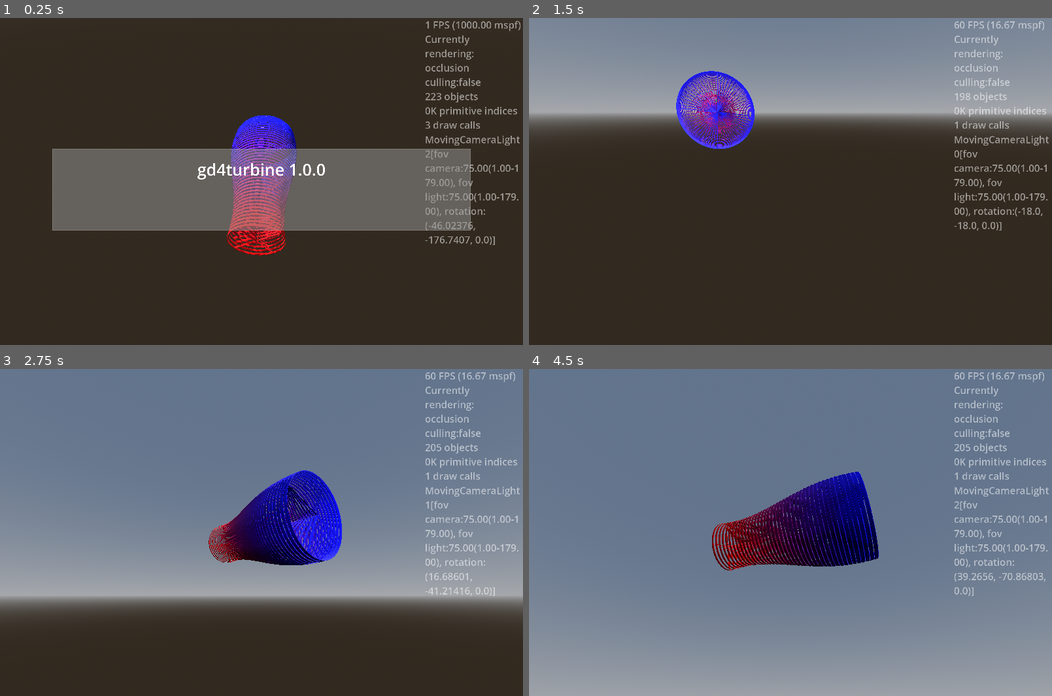
Above: before the commit, frames 1-4 (two rows, left to right).
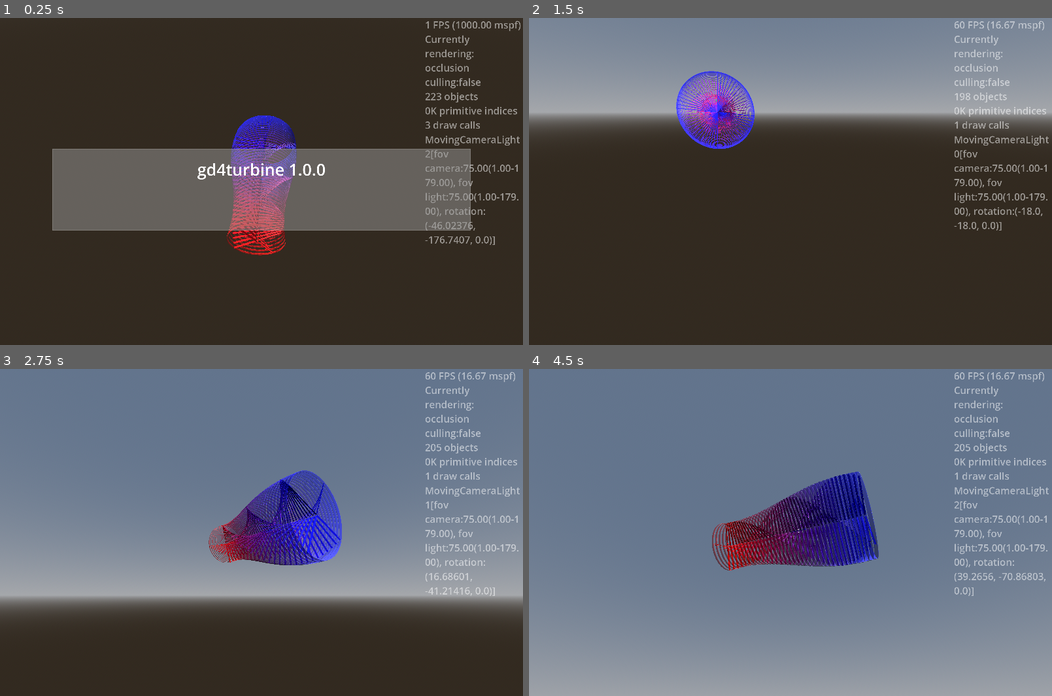
Above: after the commit, the same moments.

Repository: kasworld/gd4turbine
Game: Godot game, scene res://main.tscn
Two runs of this game, one before a commit and one after it. Both use one fixed random seed, a clock stepped at 60 frames per second and the inputs below.
Inputs (mouse positions are in pixels of both pictures, inside the frame that each line leads up to):
- Up to frame 1 (0.25 s): no input
- Up to frame 2 (1.5 s): tap Enter at 0.5 s; move the mouse to (905, 165) at 0.52 s; hold Right 0.53-1.28 s; tap Q at 0.6 s; click (905, 165) at 0.67 s; move the mouse to (685, 197) at 1.27 s; hold Down from 1.28 s (still down); tap E at 1.35 s
- Up to frame 3 (2.75 s): move the mouse to (313, 460) at 2.02 s; release Down at 2.03 s; hold Right from 2.03 s (still down); tap Enter at 2.1 s
- Up to frame 4 (4.5 s): move the mouse to (764, 597) at 2.77 s; release Right at 2.78 s; hold Up 2.78-3.53 s; tap Q at 2.85 s; click (764, 597) at 2.92 s; move the mouse to (947, 581) at 3.52 s; hold Left from 3.53 s (still down); tap E at 3.6 s; move the mouse to (633, 483) at 4.27 s; tap Enter at 4.35 s

The runs differ from the first frame. In frame 1, 2.2% of the frame differs, in the area x 43-57%, y 29-73%; in frame 2, 1.2%; in frame 3, 3.9%; in frame 4, 4.6%, in the area x 35-67%, y 31-62%.

Commit message:
update MultiMeshShape

Diff:
--- a/main.gd
+++ b/main.gd
@@ -52,12 +52,11 @@
 	main_animation.animation_ended.connect(main_animation_ended)
 	start_all_animation()
 
-
 var turbine_list :Array
 func turbine_demo() -> void:
 	var r:= 20.0
 	for i in range(-20,21):
-		var co := Color.RED.lerp(Color.BLUE, float(i+20)/40.0)
+		var co := Color( Color.RED.lerp(Color.BLUE, float(i+20)/40.0) , 0.5)
 		var rr := r*(sin(float(i)/30.0*PI)/4 +1.0)
 		var tb :Turbine = preload("res://turbine/turbine.tscn").instantiate().init(rr,1,4,co)
 		turbine_list.append(tb)
--- a/multi_mesh_shape/multi_mesh_shape.gd
+++ b/multi_mesh_shape/multi_mesh_shape.gd
@@ -1,5 +1,7 @@
 extends MultiMeshInstance3D
 class_name MultiMeshShape
+
+# example usage
 
 func init_집중선(r :float, start:float, end:float, depth :float, count :int, co :Color) -> MultiMeshShape:
 	var 구분선 := BoxMesh.new()
@@ -35,6 +37,18 @@
 			multimesh.set_instance_transform(i,t)
 	return self
 
+func init_bar_gauge_y(count :int, sz :Vector3, co1 :Color, co2 :Color, alpha :float = 1.0 , gaprate :float = 0.1) -> MultiMeshShape:
+	var mesh := BoxMesh.new()
+	mesh.size = Vector3(sz.x, sz.y / count * (1-gaprate) , sz.z)
+	init_with_color(mesh, Color(Color.WHITE, alpha), count)
+	for i in count:
+		var rate := (i as float) / (count as float)
+		var pos3d := Vector3(0,rate*sz.y,0) # grow upward
+		set_inst_pos(i, pos3d)
+		set_inst_color(i, lerp(co1, co2, rate) )
+	return self
+
+# end example
 
 
 func _init_multimesh(mesh :Mesh, mat :Material) -> void:
@@ -88,11 +102,36 @@
 func get_total_count() -> int:
 	return multimesh.instance_count
 
-func set_visible_count(i :int) -> void:
-	multimesh.visible_instance_count = i
+func normalize_visible_count() -> int:
+	if multimesh.visible_instance_count <= 0:
+		multimesh.visible_instance_count = 0
+		return -1
+	elif multimesh.visible_instance_count >= multimesh.instance_count:
+		multimesh.visible_instance_count = multimesh.instance_count
+		return 1
+	return 0
 
 func get_visible_count() -> int:
 	return multimesh.visible_instance_count
+
+func set_visible_count( i :int) -> int:
+	multimesh.visible_instance_count = i
+	return normalize_visible_count()
+
+func inc_visible_count( n :int = 1 ) -> int:
+	multimesh.visible_instance_count += n
+	return normalize_visible_count()
+
+func dec_visible_count( n :int = 1 ) -> int:
+	multimesh.visible_instance_count -= n
+	return normalize_visible_count()
+
+func set_visible_rate( v :float) -> int:
+	multimesh.visible_instance_count = int(v * multimesh.instance_count)
+	return normalize_visible_count()
+
+func calc_visible_rate() -> float:
+	return float(multimesh.visible_instance_count) / float(multimesh.instance_count)
 
 func set_inst_rotation(i :int, axis :Vector3, rot :float) -> void:
 	var t := multimesh.get_instance_transform(i)
--- a/turbine/turbine.gd
+++ b/turbine/turbine.gd
@@ -2,9 +2,8 @@
 class_name Turbine
 
 func init(r :float, w :float, arm :int, co :Color) -> Turbine:
-	var spoke := 집중선만들기(r, 0.01, 0.99, w, arm, co)
+	날개만들기(r, 0.01, 0.99, w, arm, co)
 	#spoke.rotate_y(PI/2)
-	add_child( spoke )
 
 	$Reel.mesh.material.albedo_color = co
 	$Reel.mesh.inner_radius = r*0.99
@@ -17,18 +16,16 @@
 	$Reel.rotate_x(PI/2)
 	return self
 
-func 집중선만들기(r :float, start:float, end:float, depth :float, count :int, co :Color ) -> MultiMeshShape:
+func 날개만들기(r :float, start:float, end:float, depth :float, count :int, co :Color ) -> void:
 	var 구분선 := BoxMesh.new()
 	var 길이 := r*(end-start)
 	구분선.size = Vector3(길이, depth/10, depth )
 	var cell각도 := 2.0*PI / count
 	var radius := r-길이/2
-	var mms :MultiMeshShape = preload("res://multi_mesh_shape/multi_mesh_shape.tscn").instantiate().init_with_color(
-		구분선, Color.WHITE, count  )
+	$"날개들".init_with_color(구분선, Color.WHITE, count)
 	for i in count:
 		var rad := cell각도 *i + cell각도/2
-		mms.set_inst_rotation(i, Vector3.BACK, rad)
-		mms.set_inst_rotation(i, Vector3.LEFT, PI/10)
-		mms.set_inst_pos(i, Vector3(cos(rad) *radius,sin(rad) *radius, 0) )
-		mms.set_inst_color(i, co)
-	return mms
+		$"날개들".set_inst_rotation(i, Vector3.BACK, rad)
+		$"날개들".set_inst_rotation(i, Vector3.LEFT, PI/10)
+		$"날개들".set_inst_pos(i, Vector3(cos(rad) *radius,sin(rad) *radius, 0) )
+		$"날개들".set_inst_color(i, co)
--- a/turbine/turbine.tscn
+++ b/turbine/turbine.tscn
@@ -1,16 +1,24 @@
-[gd_scene load_steps=4 format=3 uid="uid://dkx5y3mqpfeh8"]
+[gd_scene load_steps=6 format=3 uid="uid://dkx5y3mqpfeh8"]
 
 [ext_resource type="Script" uid="uid://cks7j0itum0fw" path="res://turbine/turbine.gd" id="1_4ihrl"]
+[ext_resource type="PackedScene" uid="uid://cfnbpemvoy1i6" path="res://multi_mesh_shape/multi_mesh_shape.tscn" id="2_te6su"]
 
 [sub_resource type="StandardMaterial3D" id="StandardMaterial3D_4ihrl"]
 resource_local_to_scene = true
+transparency = 1
 
 [sub_resource type="TorusMesh" id="TorusMesh_te6su"]
 resource_local_to_scene = true
 material = SubResource("StandardMaterial3D_4ihrl")
+
+[sub_resource type="MultiMesh" id="MultiMesh_myt8e"]
+resource_local_to_scene = true
 
 [node name="Turbine" type="Node3D"]
 script = ExtResource("1_4ihrl")
 
 [node name="Reel" type="MeshInstance3D" parent="."]
 mesh = SubResource("TorusMesh_te6su")
+
+[node name="날개들" parent="." instance=ExtResource("2_te6su")]
+multimesh = SubResource("MultiMesh_myt8e")
